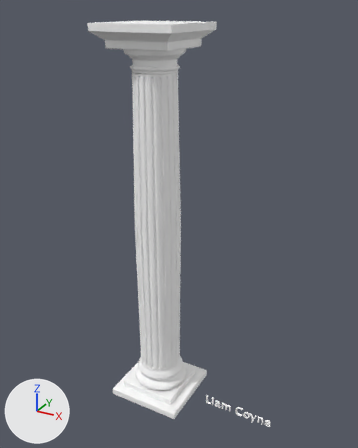
A saved change to the glTF model resources/models/doric_pillar.glb.
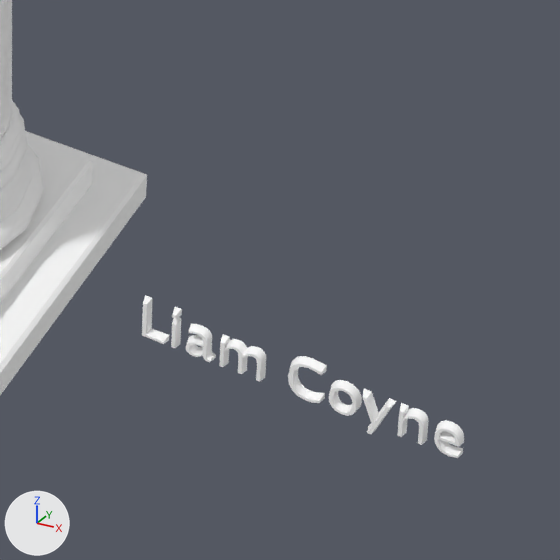
Each version is shown whole from a 50 mm lens placed at (38.8, -63.5, 65.7), pointed at (4.2, -0.5, 34.2), then close up on the part from 50% to 81% of the width and 75% to 100% of the height. The axes (+X, +Y, +Z) are drawn at lower left. The lights are the same throughout. Where no turn or scale is listed for an object, it has been applied to the vertices.
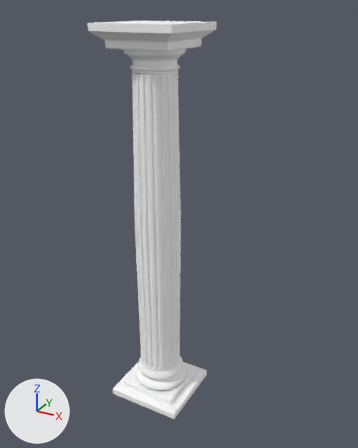
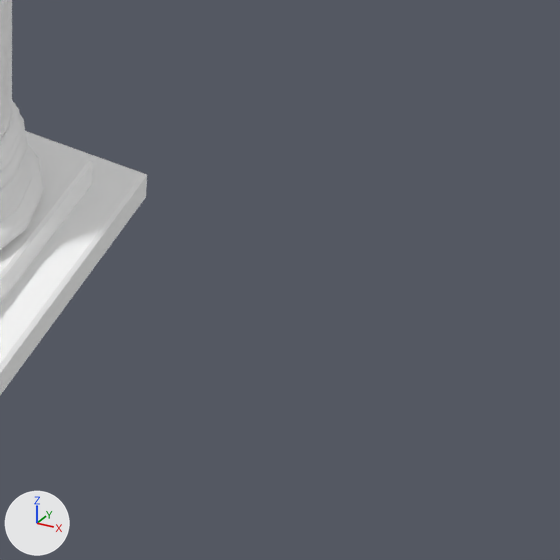
What differs and where, as boxes (x1, y1, x2, y2) in the close-ups (560 x 560 px):
'Object_3', deleted
    before: (142, 295, 464, 458)

What the commit changed:
Object 'Object_3' (ob_object_3) is deleted.
